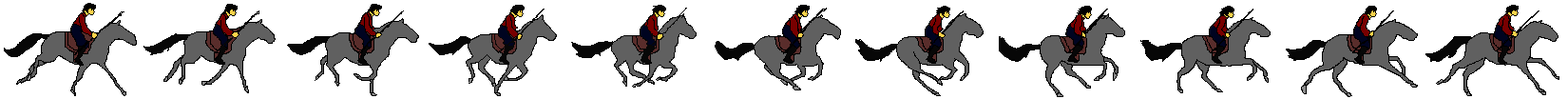
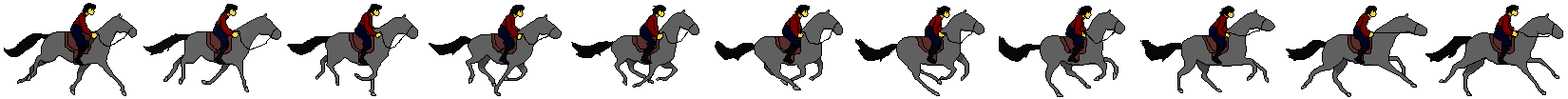
Comparing the layer stacks of the two 1568 x 99 images. Changes:
painted on "11.png" over [1435, 10, 1564, 94]
painted on "10.png" over [1300, 10, 1428, 96]
painted on "9.png" over [1176, 8, 1276, 93]
painted on "8.png" over [1038, 8, 1126, 96]
painted on "7.png" over [898, 9, 985, 96]
painted on "6.png" over [754, 7, 843, 85]
painted on "5.png" over [612, 7, 700, 87]
painted on "4.png" over [466, 8, 562, 91]
painted on "3.png" over [314, 10, 420, 96]
painted on "2.png" over [143, 3, 282, 94]
renamed "Layer" to "1_colour", painted on it over [16, 3, 230, 96]
